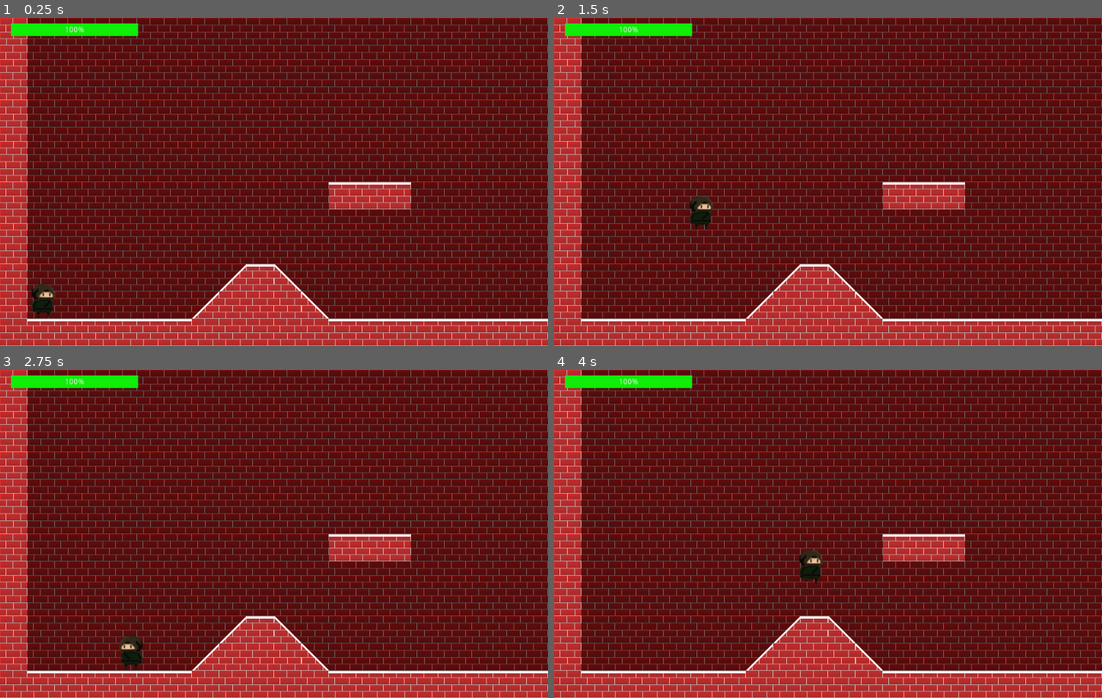
Above: before the commit, frames 1-4 (two rows, left to right).
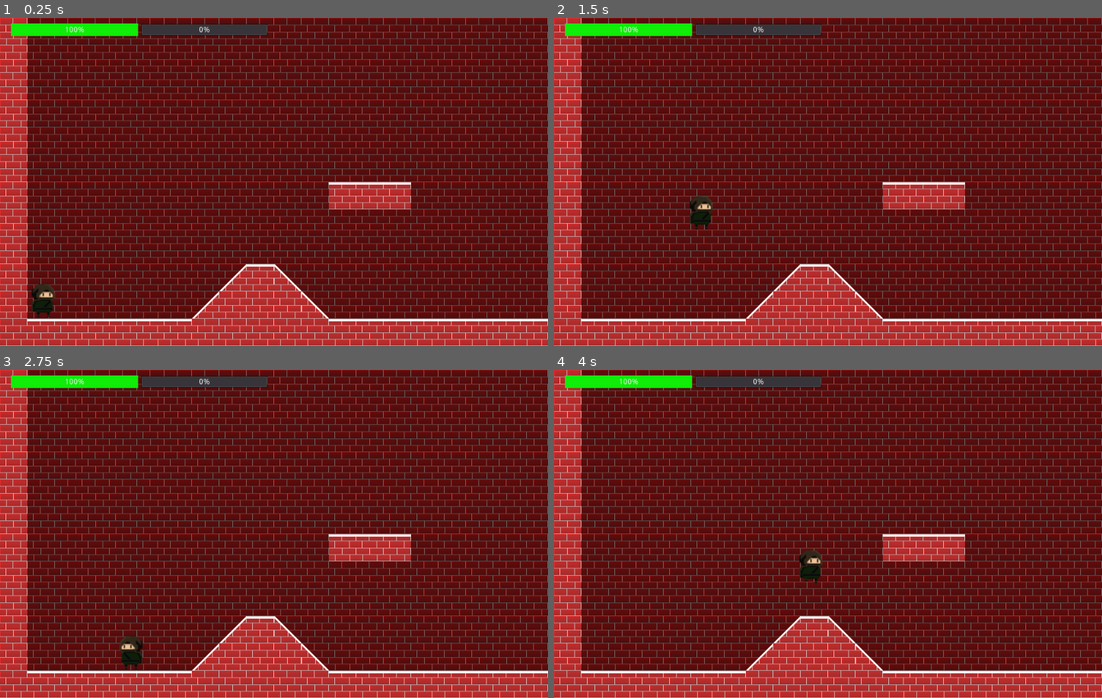
Above: after the commit, the same moments.

Repository: Ruefa/godot_test
Game: Godot game, scene res://Main.tscn
Same seed, same stepped clock (60 frames per second), same inputs: the game is played once before the commit and once after it. The engine's default icon, where the game draws it, is replaced by a stand-in: a white triangle on a blue panel in a dark square.
Inputs:
- Up to frame 1 (0.25 s): no input
- Up to frame 2 (1.5 s): tap Enter at 0.5 s; hold Right (ui_right) from 0.53 s (still down); tap Up (ui_up) at 0.77 s
- Up to frame 3 (2.75 s): tap Up (ui_up) at 1.52 s; release Right (ui_right) at 2.03 s; hold Left (ui_left) from 2.03 s (still down)
- Up to frame 4 (4 s): release Left (ui_left) at 2.78 s; hold Right (ui_right) from 2.78 s (still down); tap Up (ui_up) at 3.02, 3.77 s

The runs differ from the first frame. In frame 1, 0.8% of the frame differs, in the area x 25-49%, y 1-6%; in frame 2, 0.8%; in frame 3, 0.8%; in frame 4, 0.8%.

Commit message:
added expbar to player

Diff:
--- a/Side Scroll/Player.tscn
+++ b/Side Scroll/Player.tscn
@@ -22,6 +22,9 @@
 
 [sub_resource type="StyleBoxFlat" id=4]
 bg_color = Color( 0.898039, 0.0666667, 0.0666667, 1 )
+
+[sub_resource type="StyleBoxFlat" id=5]
+bg_color = Color( 0.854902, 0.862745, 0.0392157, 1 )
 
 [node name="Player" type="KinematicBody2D"]
 z_index = 1
@@ -57,6 +60,13 @@
 step = 1.0
 value = 100.0
 
+[node name="ExpBar" type="ProgressBar" parent="HUD"]
+margin_left = 237.0
+margin_right = 469.0
+margin_bottom = 23.0
+custom_styles/fg = SubResource( 5 )
+step = 1.0
+
 [node name="VulnTimer" type="Timer" parent="."]
 one_shot = true
 
Not shown: 1 places in Side Scroll/Player.tscn that only renumber resources
